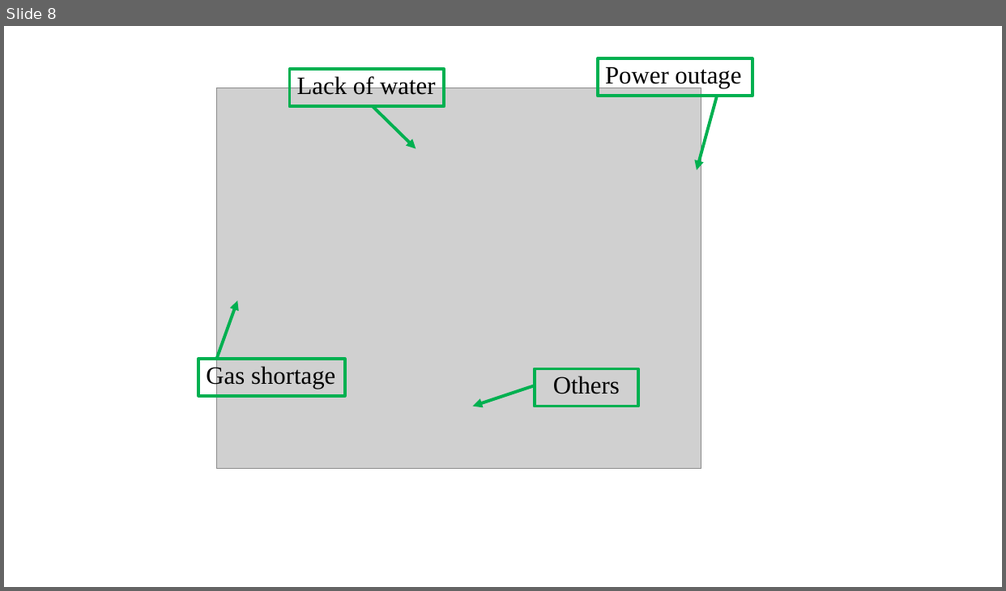
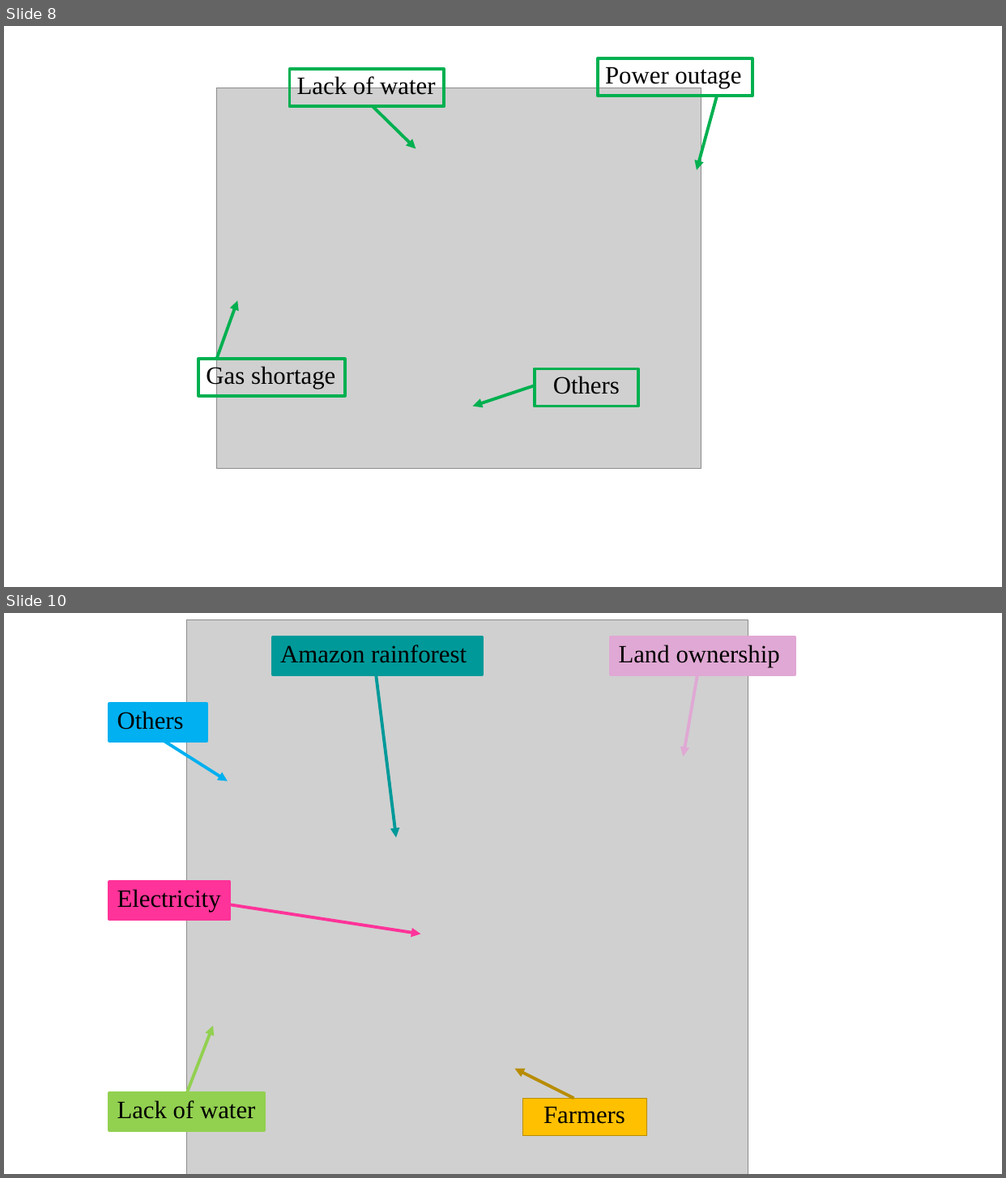
Before and after one commit to fangjin/PNAS-climate, a slide deck: figures/source-code-plot/timeseries-frame.pptx. Shown one above the other, each under a label of ours: slide 8 before the commit, slides 8 and 10 after it; the slides between them are not shown. The pictures are 1006x591 and 1006x1178 pixels, drawn with LibreOffice and Linux fonts; fonts in the diff are those of the drawing; grey boxes stand for pictures. Boxes give left, top, right and bottom in pixels: in the first picture for what was removed or moved away, otherwise in the second. Text is boxed around its words. In the diff, an @@ line names an element or a change of style, - is before the commit and + after.

```diff
--- a/figures/source-code-plot/timeseries-frame.pptx
+++ b/figures/source-code-plot/timeseries-frame.pptx
@@ slide 10 added at box(4, 613, 1002, 1174), background #FFFFFF @@
@@ picture added at box(187, 619, 748, 1174) @@
@@ rectangle added at box(273, 637, 483, 675), fill #009999, outline #009999 3 pt, 24 pt, text #000000 @@
+Amazon rainforest
@@ rectangle added at box(612, 637, 795, 675), fill #E0A8D4, outline #E0A8D4 3 pt, 24 pt, text #000000 @@
+Land ownership
@@ arrow added from (376, 675) to (396, 837), #009999 3 pt @@
@@ arrow added from (697, 675) to (683, 756), #E0A8D4 3 pt @@
@@ rectangle added at box(109, 704, 206, 741), fill #00B0F0, outline #00B0F0 3 pt, 24 pt, text #000000 @@
+Others
@@ arrow added from (164, 741) to (228, 781), #00B0F0 3 pt @@
@@ rectangle added at box(109, 883, 229, 920), fill #FF3399, outline #FF3399 3 pt, 24 pt, text #000000 @@
+Electricity
@@ arrow added from (230, 905) to (421, 934), #FF3399 3 pt @@
@@ arrow added from (187, 1093) to (213, 1026), #92D050 3 pt @@
@@ arrow added from (573, 1099) to (514, 1069), #B88C00 3 pt @@
@@ rectangle added at box(109, 1093, 265, 1131), fill #92D050, outline #92D050 3 pt, 24 pt, text #000000 @@
+Lack of water
@@ rectangle added at box(522, 1099, 647, 1136), fill #FFC000, outline #B88C00 0.5 pt, 24 pt, text #000000 @@
+Farmers
```
Also in this commit, not shown: 1 slide changed, 1 other slide added.
